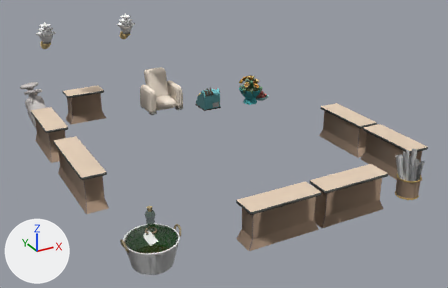
The glTF model www/models/lba2/iso_scenes/91.glb: old version first, new version second.
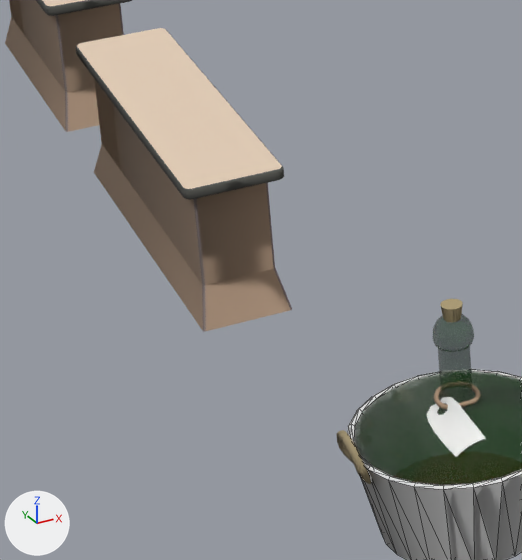
Each version appears first whole from a 50 mm camera at (-0.11, -34.89, 12.07) aimed at (11.69, -13.44, 1.35), and next in a close-up on the part from 8% to 37% of the width and 45% to 95% of the height. Lighting does not change. The marker at lower left points along +X, +Y and +Z. The close-ups show mesh edges as thin lines. Where no turn or scale is listed for an object, it has been applied to the vertices.

Names of what the first close-up shows: 'colored', 'original_0', 'textured_378b86fd'.
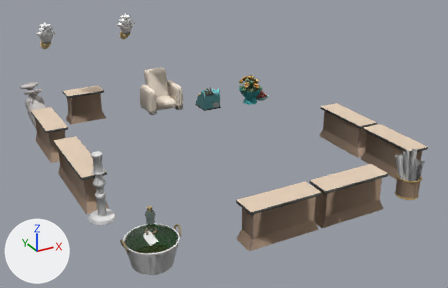
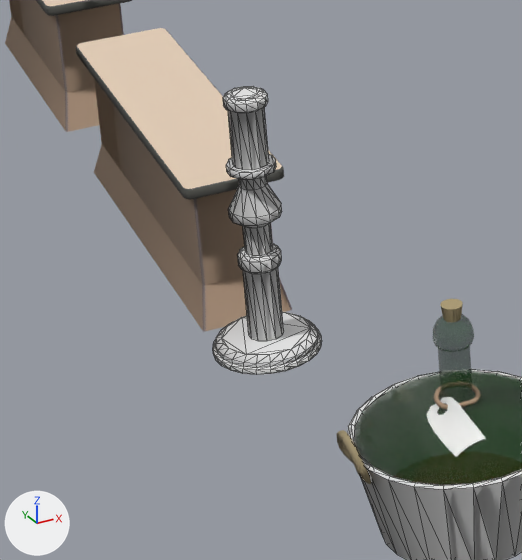
Where the change shows, as pixel boxes [x1, y1, x2, y2] in the close-ups (522 x 560 px):
```json
{"object": "textured_b0a32058", "change": "added", "after": [213, 86, 322, 375]}
```

The change, as JSON lines over the scene's bpy script:
```json
{"op": "add", "block": "me_mesh_5_1", "code": ["me_mesh_5_1 = bpy.data.meshes.new('Mesh_5')", "me_mesh_5_1.from_pydata(...)  # 348 vertices, 664 faces; spans x 5.0..6.0, y -16.0..-15.0, z 0.5..3.1", "me_mesh_5_1.materials.append(mat_material_5)  # its picture is missing"]}
{"op": "add", "block": "ob_textured_b0a32058", "code": ["ob_textured_b0a32058 = bpy.data.objects.new('textured_b0a32058', me_mesh_5_1)", "ob_textured_b0a32058.location = (0.0, 0.0, 0.0)"]}
```
